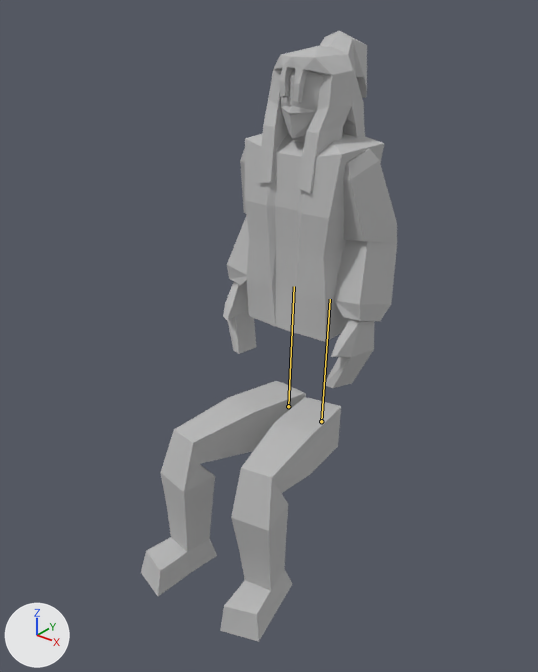
Two versions of the glTF model Assets/Models/Character Models/Axel/Axel Model.glb, one commit apart.
Camera for both pictures: a camera (50 mm lens) standing at (19.0, -26.5, 26.6) and looking at (0.0, -2.8, 11.9). Lighting does not change. The marker at lower left points along +X, +Y and +Z. The older version comes first. Both versions are drawn at frame 0 of the action 'SittingLowerLoop'; the numbers are the values there. The bones that change are drawn over the model as lines.
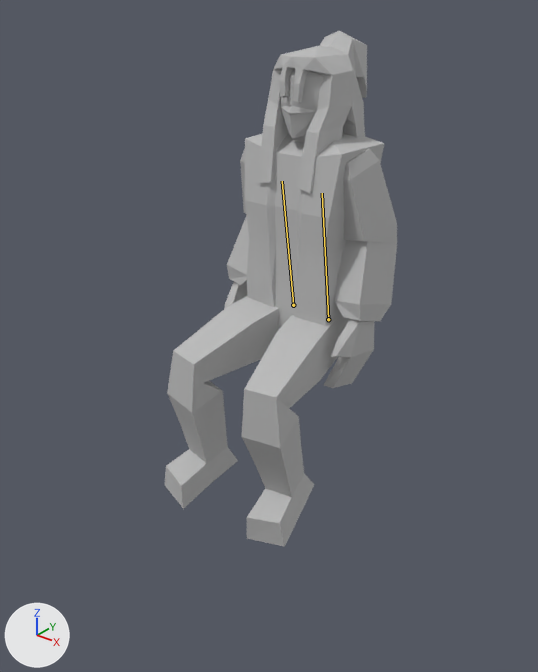
The change, as a diff of the scene's bpy script:
```diff
--- a/Assets/Models/Character Models/Axel/Axel Model.glb.py
+++ b/Assets/Models/Character Models/Axel/Axel Model.glb.py
@@ bone_upperlegl @@
 bone_upperlegl = bpy.data.objects['Leg Left'].pose.bones['UpperLegL']  # child of 'Node_25'
-bone_upperlegl.location = (0.0, -0.12, 6.88)
-bone_upperlegl.rotation_quaternion = (0.673, -0.734, 0.067, -0.056)  # degrees (-95, 0, -10)
+bone_upperlegl.location = (-0.13, -0.6, 1.46)
+bone_upperlegl.rotation_quaternion = (0.763, -0.64, 0.059, -0.064)  # degrees (-80, 0, -10)
@@ bone_upperlegr @@
 bone_upperlegr = bpy.data.objects['Leg Right'].pose.bones['UpperLegR']  # child of 'Node_20'
-bone_upperlegr.location = (0.25, -0.2, 6.83)
-bone_upperlegr.rotation_quaternion = (0.676, -0.732, -0.045, 0.07)  # degrees (-94, 2, 9)
+bone_upperlegr.location = (0.13, -0.65, 1.29)
+bone_upperlegr.rotation_quaternion = (0.764, -0.64, -0.069, 0.046)  # degrees (-80, -3, 9)
```

What differs and where, as boxes [x1, y1, x2, y2] in the pictures (538 x 672 px):
'Mesh_6', posed: before [220, 397, 341, 642]; after [242, 315, 341, 547]
'Mesh_5', posed: before [141, 381, 306, 596]; after [165, 296, 280, 509]
bone 'UpperLegL', root to tip: before (321, 421) to (330, 299); after (328, 319) to (322, 193)
bone 'UpperLegR', root to tip: before (288, 406) to (294, 286); after (293, 305) to (282, 181)
